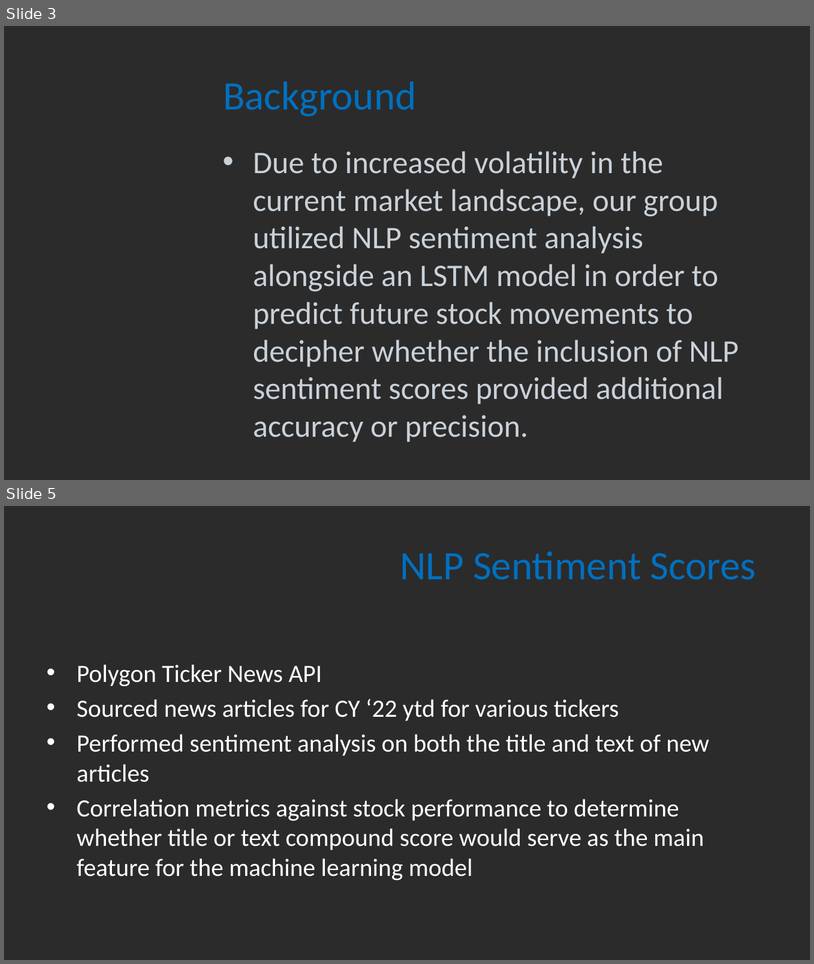
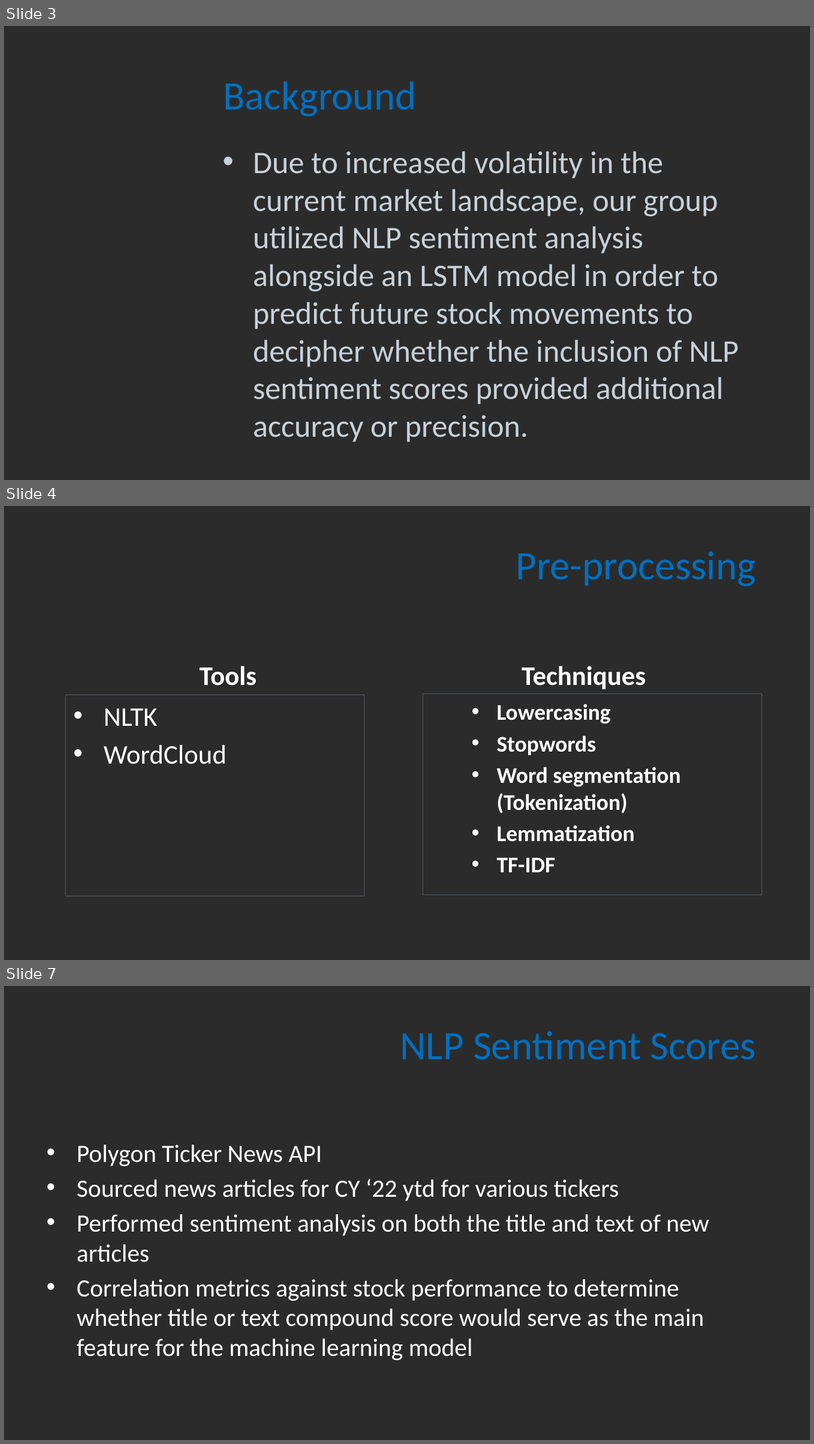
Before and after one commit to patricia-raj/predict-stock-movements, a slide deck: Project 02.pptx. Shown one above the other, each under a label of ours: slides 3 and 5 before the commit, slides 3, 4 and 7 after it; the slides between them are not shown. The pictures are 814x964 and 814x1444 pixels, drawn with LibreOffice and Linux fonts; fonts in the diff are those of the drawing; background and template pictures are left out; a plain dark background stands for a picture behind light text. Boxes give left, top, right and bottom in pixels: in the first picture for what was removed or moved away, otherwise in the second. Text is boxed around its words. In the diff, an @@ line names an element or a change of style, - is before the commit and + after.

```diff
--- a/Project 02.pptx
+++ b/Project 02.pptx
@@ slide 4 added at box(4, 506, 810, 960), background picture (left out) @@
@@ title added at box(516, 552, 756, 586), 36 pt, text #0070C0 @@
+Pre-processing
@@ text added at box(200, 666, 257, 685), 24 pt, text #FFFFFF, bold @@
+Tools
@@ text added at box(522, 666, 646, 689), 24 pt, text #FFFFFF, bold @@
+Techniques
@@ text added at box(65, 694, 365, 895), outline #B9CDE5 0.75 pt, 24 pt, text #FFFFFF @@
+• NLTK
+• WordCloud
@@ text added at box(423, 694, 762, 895), outline #B9CDE5 0.75 pt, 20 pt, text #FFFFFF, bold @@
+  • Lowercasing
+  • Stopwords
+  • Word segmentation (Tokenization)
+  • Lemmatization
+  • TF-IDF
@@ what was slide 5 is now slide 7 @@
```
Also in this commit, not shown: 2 slides changed, 3 other slides added, 1 slide removed.
